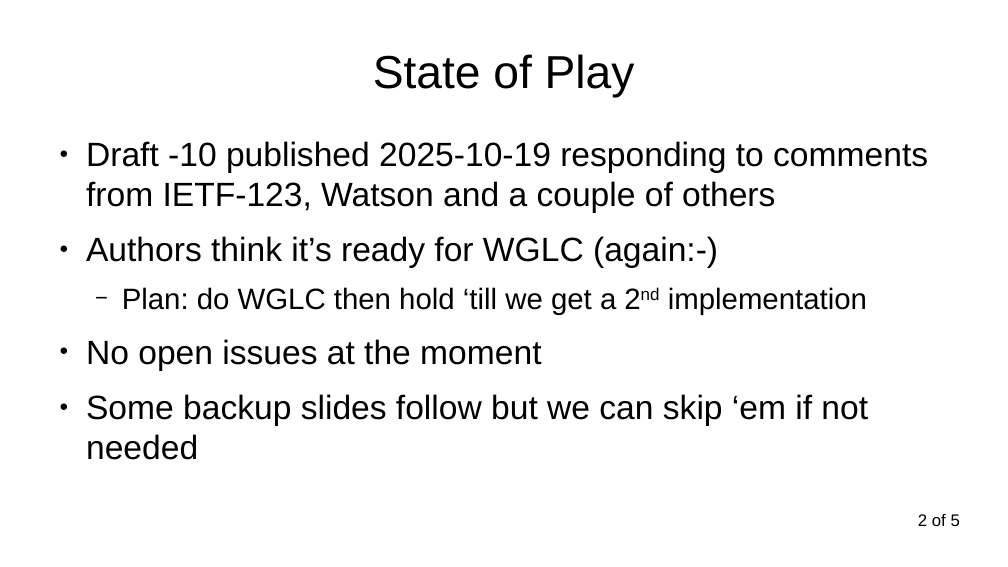
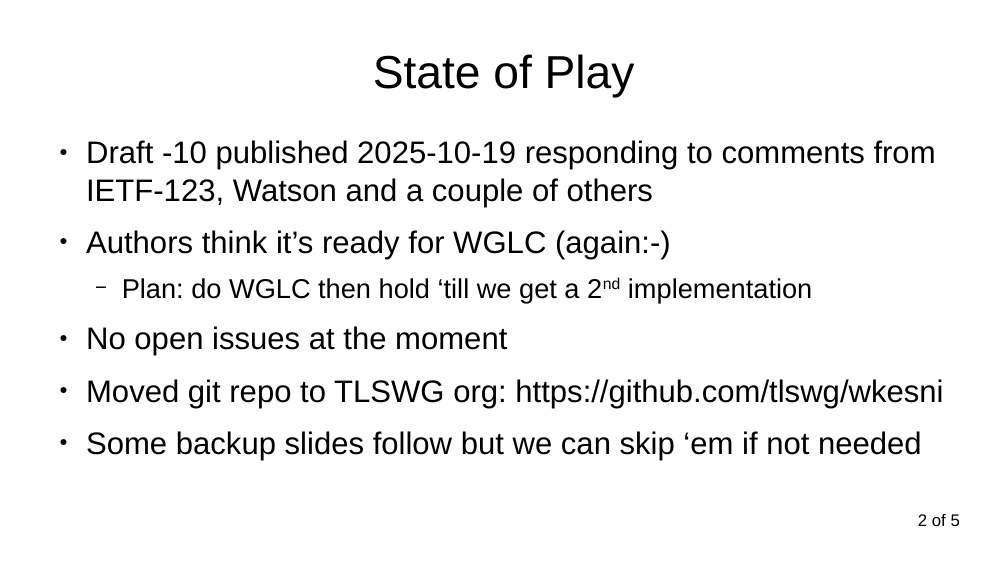
Before and after one commit to sftcd/wkesni, a slide deck: slide 2 of slides/wkech-124-slides.odp. Drawn at 1008x567 pixels with LibreOffice and Linux fonts; fonts in the diff are those of the drawing. Boxes give left, top, right and bottom in pixels: in the first picture for what was removed or moved away, otherwise in the second. Text is boxed around its words. In the diff, an @@ line names an element or a change of style, - is before the commit and + after.

Commit message:
ietf124 slides update (moved repo)

```diff
--- a/slides/wkech-124-slides.odp
+++ b/slides/wkech-124-slides.odp
@@ text at (86, 140, 936, 460): size 32 to 29.6 pt in "Draft -10 published 2025-10-19 responding to comments ...", "Authors think it’s ready for WGLC (again:-)", "No open issues at the moment", "Some backup slides follow but we can ..."; size 28 to 25.9 pt in "Plan: do WGLC then hold ‘till we ..." @@
@@ text at (86, 379, 943, 408): paragraph added @@
+● Moved git repo to TLSWG org: https://github.com/tlswg/wkesni
```
Also in this commit, not shown: 1 other slide changed, 1 other file.
